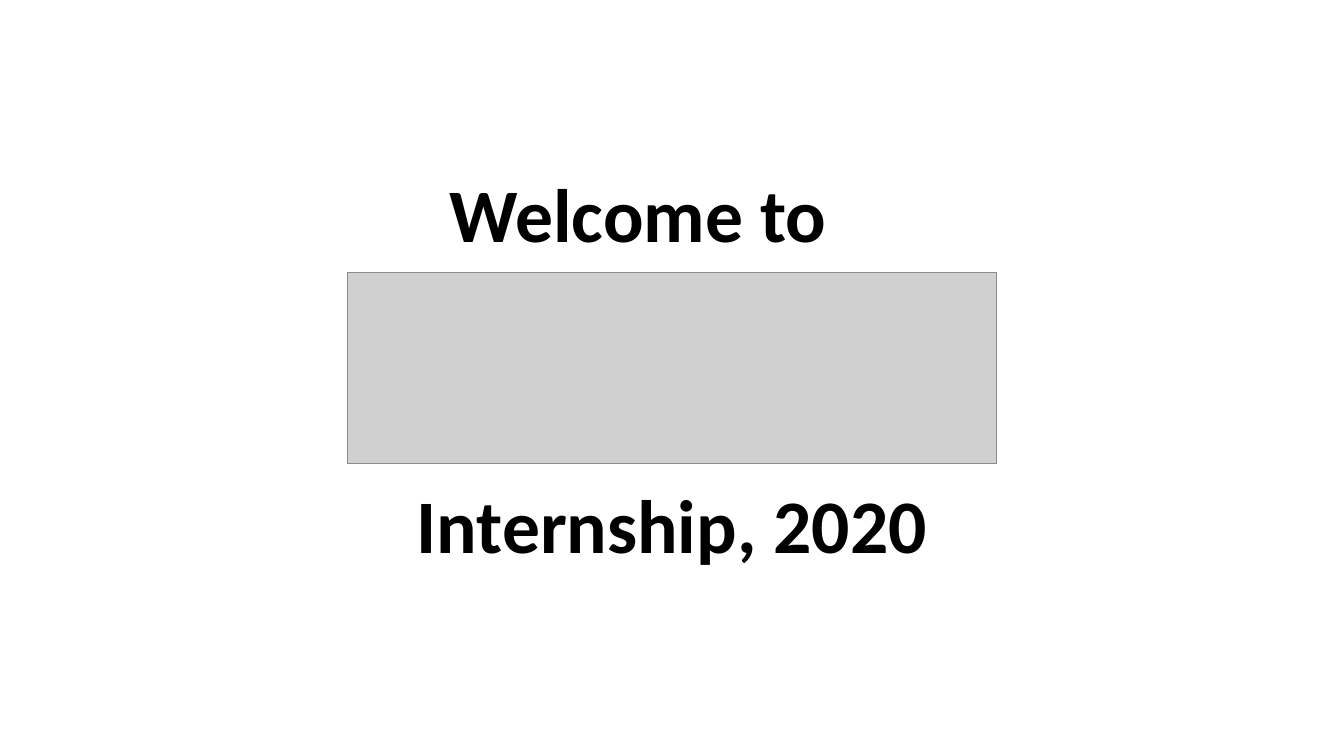
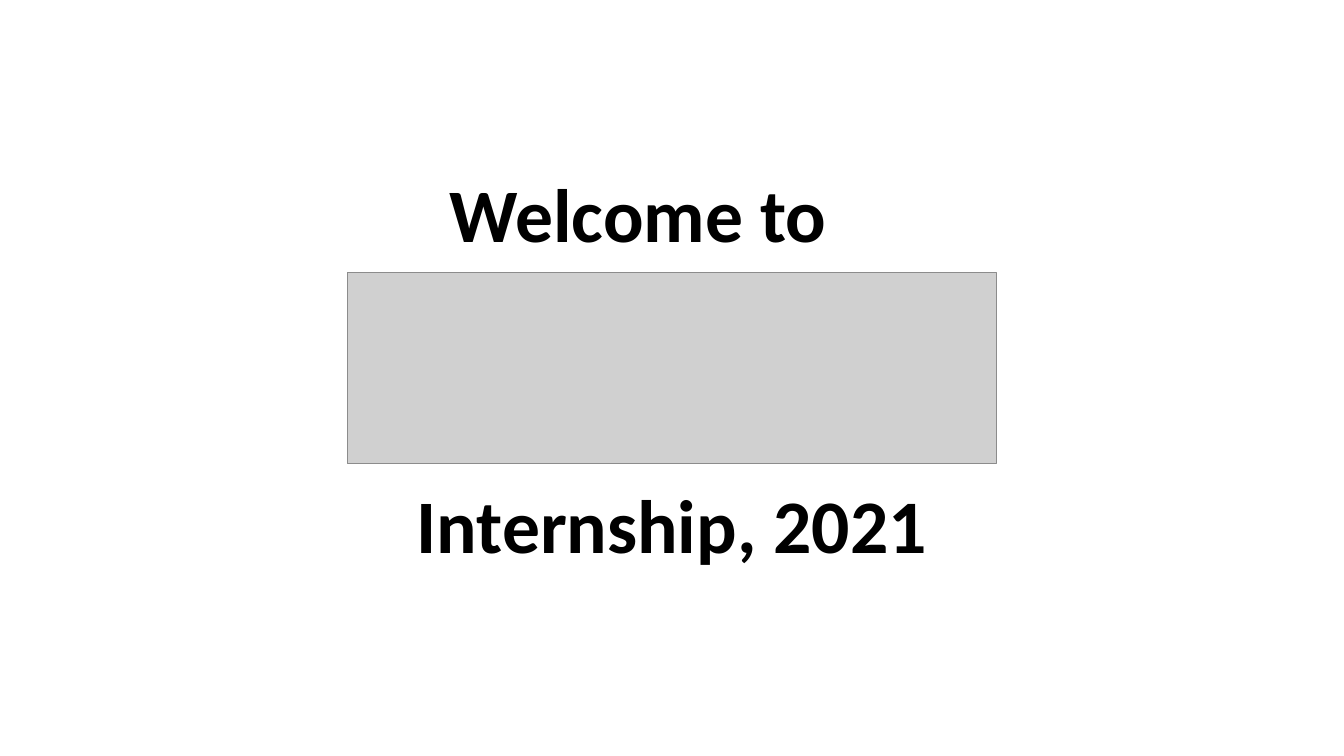
Before and after one commit to byteridge/GarageInternship2021, a slide deck: slide 1 of 1.Introduction.pptx. Drawn at 1344x756 pixels with LibreOffice and Linux fonts; fonts in the diff are those of the drawing; grey boxes stand for pictures. Boxes give left, top, right and bottom in pixels: in the first picture for what was removed or moved away, otherwise in the second. Text is boxed around its words. In the diff, an @@ line names an element or a change of style, - is before the commit and + after.

```diff
--- a/1.Introduction.pptx
+++ b/1.Introduction.pptx
@@ subtitle at (x1=417, y1=500, x2=927, y2=565): text changed @@
-Internship, 2020
+Internship, 2021
```
Also in this commit, not shown: 6 other slides changed.
